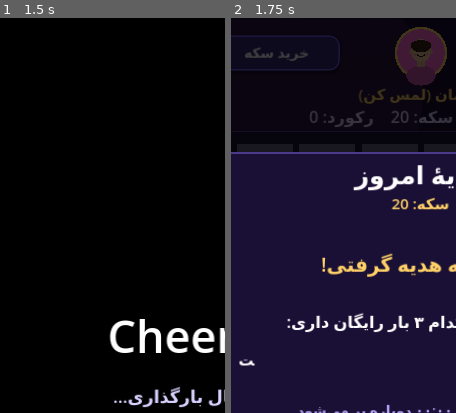
Above: before the commit, frames 1-2 (left to right).
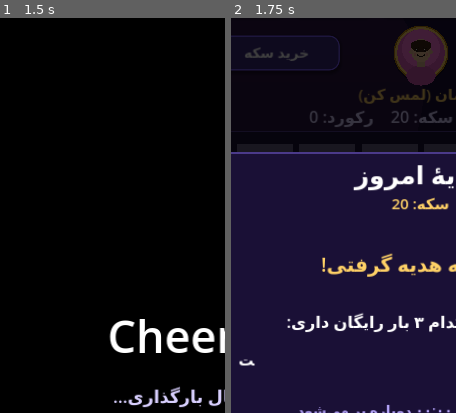
Above: after the commit, the same moments.

Repository: mitvquadiry-cpu/Cheeno
Game: Godot game, scene res://scenes/main.tscn
The game is run twice, just before and just after one commit, with the same random seed, the same clock (stepped at 60 frames per second) and the same inputs.
Inputs (mouse positions are % of the whole screen's width and height, from its top left):
- Up to frame 1 (1.5 s): tap Enter at 0.5 s; move the mouse to (72, 46) at 0.52 s; click (72, 46) at 0.67 s; tap Space at 1.25 s; drag from (30, 56) to (45, 71) at 1.27 s
- Up to frame 2 (1.75 s): no input
The pictures show only the part of the screen within x 8-58%, y 5-55%; the shares and areas given below are measured in that part.

Frame 1 is identical in both runs. In frame 2, 0.2% of the frame differs, in the area x 72-97%, y 2-15%.

Commit message:
Add files via upload

Diff:
--- a/game/scripts/main.gd
+++ b/game/scripts/main.gd
@@ -231,10 +231,14 @@
 
 
 func panel_rect() -> Rect2:
+	if panel == "profile" or panel == "name":
+		return Rect2(Vector2(40, 230), Vector2(640, 860))
 	return Rect2(Vector2(40, 280), Vector2(640, 720))
 
 
 func close_rect() -> Rect2:
+	if panel == "profile" or panel == "name":
+		return Rect2(Vector2(220, 1010), Vector2(280, 56))
 	return Rect2(Vector2(220, 920), Vector2(280, 56))
 
 
@@ -419,18 +423,18 @@
 					Save.avatar = i
 					if Api.token != "":
 						Api.set_profile(i)
-			if Api.token != "" and Rect2(Vector2(110, 735), Vector2(500, 64)).has_point(p):
+			if Api.token != "" and Rect2(Vector2(110, 750), Vector2(500, 64)).has_point(p):
 				panel = "name"
 				name_text = ""
 				name_msg = ""
-			if Api.token != "" and Rect2(Vector2(110, 805), Vector2(500, 56)).has_point(p):
+			if Api.token != "" and Rect2(Vector2(110, 834), Vector2(500, 60)).has_point(p):
 				panel = "redeem"
 				login_text = ""
 				login_msg = ""
-			if Api.token != "" and is_admin and Rect2(Vector2(110, 868), Vector2(500, 44)).has_point(p):
+			if Api.token != "" and is_admin and Rect2(Vector2(110, 912), Vector2(500, 60)).has_point(p):
 				panel = "codes"
 				_load_codes()
-			if Rect2(Vector2(110, 640), Vector2(500, 70)).has_point(p):
+			if Rect2(Vector2(110, 650), Vector2(500, 70)).has_point(p):
 				if Api.token == "":
 					_open_login()
 				else:
@@ -456,7 +460,7 @@
 				name_msg = ""
 		"newcode":
 			_name_pad(p)
-			if Rect2(Vector2(110, 836), Vector2(500, 56)).has_point(p):
+			if Rect2(Vector2(110, 910), Vector2(500, 56)).has_point(p):
 				_create_code()
 
 
@@ -539,7 +543,7 @@
 
 
 func _name_key_rect(i: int) -> Rect2:
-	return Rect2(45 + (i % 6) * 106, 430 + (i / 6) * 50, 100, 44)
+	return Rect2(45 + (i % 6) * 106, 500 + (i / 6) * 50, 100, 44)
 
 
 func _name_pad(p: Vector2) -> void:
@@ -1070,8 +1074,11 @@
 	var hair: Color = [Color("#3b2416"), Color("#ff4fa3"), Color("#2b2b3a"), Color("#8a4b1f"), Color("#1f1f1f"), Color("#5b3a8f")][idx]
 	var dark := Color("#2a1a12")
 	# پس‌زمینه دایره‌ای با حاشیه طلایی
-	draw_circle(c, r + 4, Color("#ffd166"))
-	draw_circle(c, r, bg)
+	draw_circle(c + Vector2(0, 3), r + 6, Color(0, 0, 0, 0.3))
+	draw_circle(c, r + 6, Color("#b8860b"))
+	draw_circle(c, r + 3.5, Color("#ffd166"))
+	draw_circle(c, r, bg.darkened(0.12))
+	draw_circle(c + Vector2(0, -r * 0.2), r * 0.8, bg.lightened(0.08))
 	# بدن (شانه‌ها)
 	draw_colored_polygon(_ellipse(c + Vector2(0, r * 0.95), r * 0.62, r * 0.42), bg.darkened(0.2))
 	# مو پشت سر (برای مدل‌های بلند)
@@ -1110,6 +1117,8 @@
 	draw_circle(c + Vector2(r * 0.16, -r * 0.1), r * 0.05, dark)
 	draw_line(c + Vector2(-r * 0.24, -r * 0.2), c + Vector2(-r * 0.08, -r * 0.22), dark, maxf(1.5, r * 0.03))
 	draw_line(c + Vector2(r * 0.08, -r * 0.22), c + Vector2(r * 0.24, -r * 0.2), dark, maxf(1.5, r * 0.03))
+	for sx in [-1.0, 1.0]:
+		draw_circle(c + Vector2(sx * r * 0.16 - r * 0.025, -r * 0.13), r * 0.022, Color.WHITE)
 	# لبخند
 	draw_arc(c + Vector2(0, -r * 0.02), r * 0.17, deg_to_rad(20), deg_to_rad(160), 14, dark, maxf(2.0, r * 0.04))
 	# گونه
@@ -1276,12 +1285,12 @@
 					draw_arc(c, 42, 0, TAU, 32, Color.WHITE, 4.0)
 			var nm := "مهمان" if Api.token == "" else account_name
 			draw_string(f, Vector2(0, 610), nm, HORIZONTAL_ALIGNMENT_CENTER, 720, 28, Color.WHITE)
-			_btn(Rect2(Vector2(110, 640), Vector2(500, 70)), "ورود / ثبت‌نام" if Api.token == "" else "خروج از حساب", Color("#3a2a7a"), 26)
+			_btn(Rect2(Vector2(110, 650), Vector2(500, 70)), "ورود / ثبت‌نام" if Api.token == "" else "خروج از حساب", Color("#3a2a7a"), 26)
 			if Api.token != "":
-				_btn(Rect2(Vector2(110, 735), Vector2(500, 64)), "تغییر نام", Color("#2a1f55"), 26)
-				_btn(Rect2(Vector2(110, 805), Vector2(500, 56)), "کد هدیه", Color("#2a1f55"), 24)
+				_btn(Rect2(Vector2(110, 750), Vector2(500, 64)), "تغییر نام", Color("#2a1f55"), 26)
+				_btn(Rect2(Vector2(110, 834), Vector2(500, 60)), "کد هدیه", Color("#2a1f55"), 24)
 				if is_admin:
-					_btn(Rect2(Vector2(110, 868), Vector2(500, 44)), "مدیریت کدها", Color("#5a2a55"), 22)
+					_btn(Rect2(Vector2(110, 912), Vector2(500, 60)), "مدیریت کدها", Color("#5a2a55"), 22)
 		"redeem":
 			draw_string(f, Vector2(0, 372), "کد هدیه را وارد کن", HORIZONTAL_ALIGNMENT_CENTER, 720, 24, Color("#d9d0ff"))
 			var rr := Rect2(110, 404, 500, 72)
@@ -1311,15 +1320,15 @@
 				_btn(_name_key_rect(i), NAME_KEYS[i], Color("#2a1f55"), 22)
 			_btn(Rect2(Vector2(110, 836), Vector2(500, 56)), "ساخت کد", Color("#3a2a7a"), 26)
 		"name":
-			draw_string(f, Vector2(0, 318), "اسم خودت را بنویس (۲ تا ۱۲ حرف)", HORIZONTAL_ALIGNMENT_CENTER, 720, 24, Color("#d9d0ff"))
-			var nr := Rect2(110, 330, 500, 56)
+			draw_string(f, Vector2(0, 372), "اسم خودت را بنویس (۲ تا ۱۲ حرف)", HORIZONTAL_ALIGNMENT_CENTER, 720, 24, Color("#d9d0ff"))
+			var nr := Rect2(110, 396, 500, 56)
 			draw_rect(nr, Color("#f4f0ff"))
 			draw_rect(nr, Color("#ff6ad5"), false, 3.0)
 			draw_string(f, Vector2(nr.position.x, nr.position.y + 38), name_text if name_text != "" else "نام", HORIZONTAL_ALIGNMENT_CENTER, nr.size.x, 30, Color("#140d2b") if name_text != "" else Color("#8a80b8"))
-			draw_string(f, Vector2(0, 408), name_msg, HORIZONTAL_ALIGNMENT_CENTER, 720, 20, Color("#ffd166"))
+			draw_string(f, Vector2(0, 476), name_msg, HORIZONTAL_ALIGNMENT_CENTER, 720, 20, Color("#ffd166"))
 			for i in NAME_KEYS.size():
 				_btn(_name_key_rect(i), NAME_KEYS[i], Color("#2a1f55"), 22)
-			_btn(Rect2(Vector2(110, 836), Vector2(500, 56)), "ذخیرهٔ نام", Color("#3a2a7a"), 26)
+			_btn(Rect2(Vector2(110, 910), Vector2(500, 56)), "ذخیرهٔ نام", Color("#3a2a7a"), 26)
 		"login":
 			draw_string(f, Vector2(0, 372), "شمارهٔ موبایل (مثل 09123456789)" if not login_sent else "کد پیامک‌شده را وارد کن", HORIZONTAL_ALIGNMENT_CENTER, 720, 24, Color("#d9d0ff"))
 			var fr := Rect2(110, 404, 500, 72)
